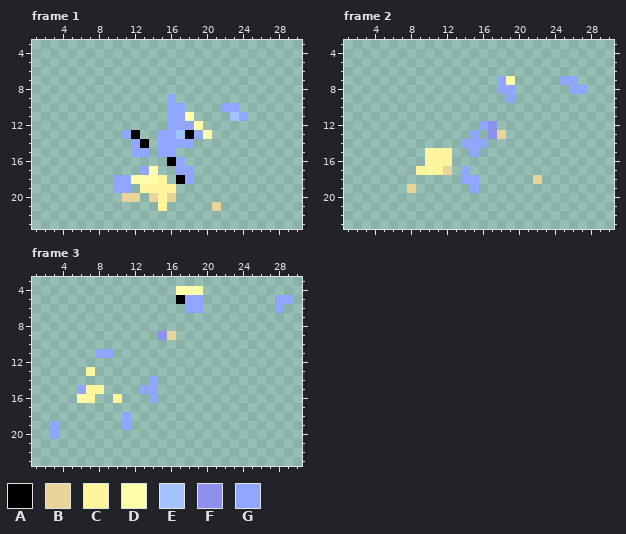
Pixel-art file: Assets/Art/Enemy/Snail/Death/Snail_Death.aseprite. Above: the version before the commit.
32x32 pixels, 8 frames. Shown: frame 1: x 1..30, y 3..23; frame 2: x 1..30, y 3..23; frame 3: x 1..30, y 3..23. The commit also changed other frames, which this record leaves out.
Palette (. is transparent): A #000000  B #e8d399  C #fff59d  D #ffffab  E #a1c3ff  F #8e90ed  G #91a7ff
Once edited:
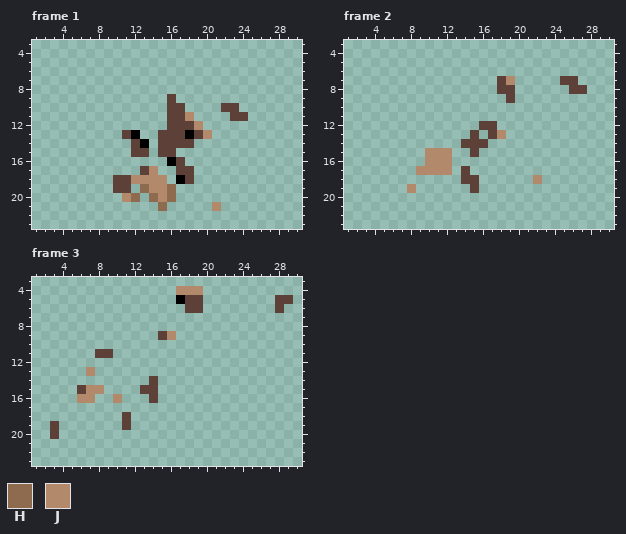
Colours new in this view: H #8e6a4f  J #b28a6b
The edit:
colour G: #91a7ff -> #5d4037
Changed rows in their new state; - is a pixel that keeps its letter.
Frame 1:
first column x 17:
11 -J----G
12 --J----
13 G--J---
first column x 11:
17 ---J-------
18 -JJJJ------
19 --HJJH-----
20 JH-HJH-----
21 ----H-----J
Frame 2:
first column x 19:
 7 J
first column x 8:
12 ---------G-----
13 ---------GJ----
15 --JJJ----------
16 --JJJ----------
17 -JJJJ----------
18 --------------J
19 J--------------
Frame 3:
first column x 17:
 4 JJJ
first column x 15:
 9 GJ
first column x 6:
13 -J---
15 -JJ--
16 JJ--J
